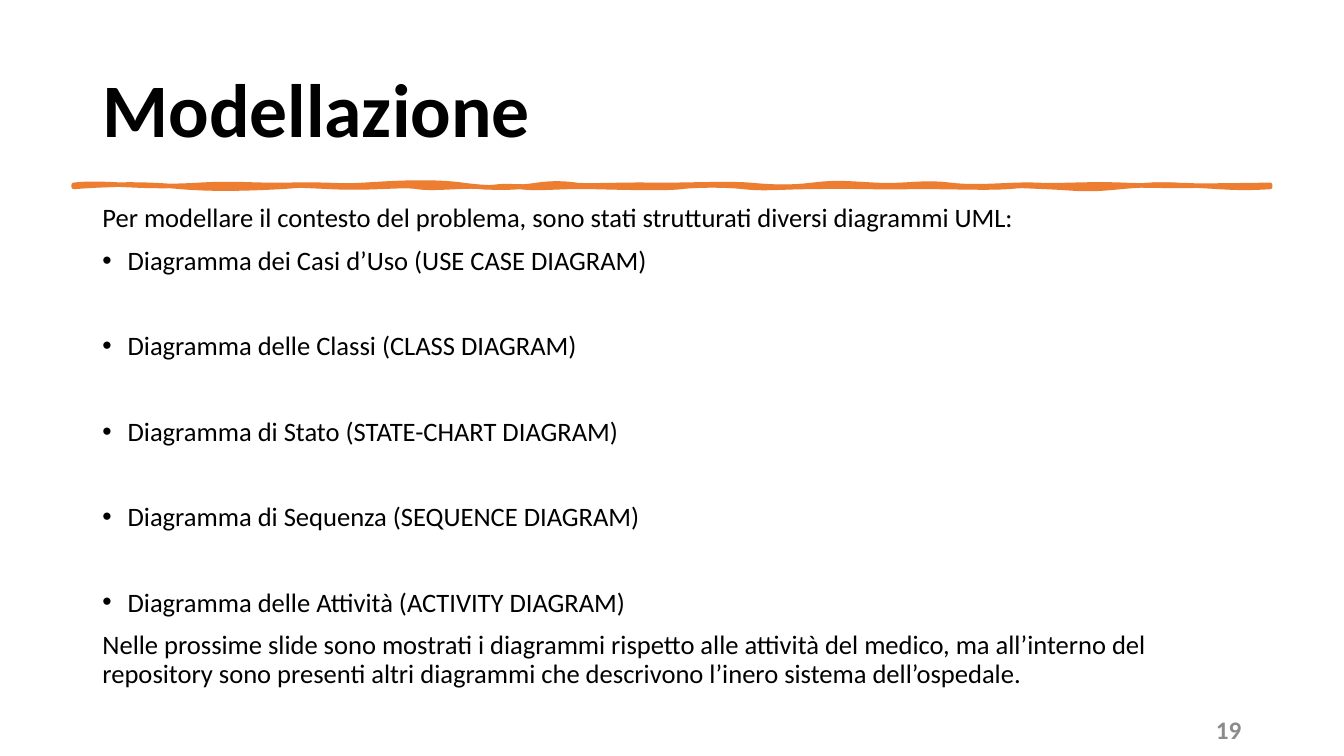
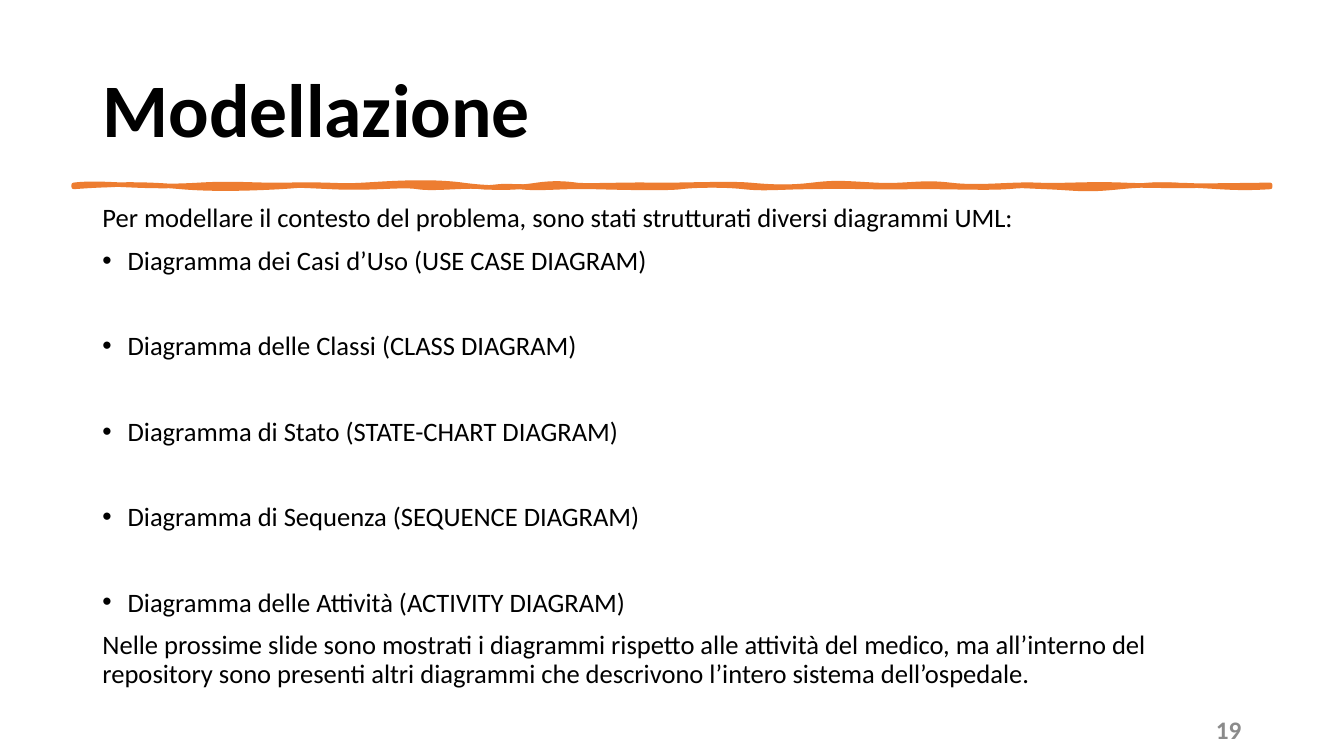
Before and after one commit to mangilimatteo/Progetto_Ingegneria_Software_Cattaneo_Mangili_Saini, a slide deck: slide 18 of Presentazione/Presentazione_Progetto.pptx. Drawn at 1344x756 pixels with LibreOffice and Linux fonts; fonts in the diff are those of the drawing. Boxes give left, top, right and bottom in pixels: in the first picture for what was removed or moved away, otherwise in the second. Text is boxed around its words. In the diff, an @@ line names an element or a change of style, - is before the commit and + after.

Commit message:
Ultime modifiche Documentazione
Testing e Diagrammi

```diff
--- a/Presentazione/Presentazione_Progetto.pptx
+++ b/Presentazione/Presentazione_Progetto.pptx
@@ text at (102,635,1145,688): text changed @@
-Nelle prossime slide sono mostrati i diagrammi rispetto alle attività del medico, ma all’interno del repository sono presenti altri diagrammi che descrivono l’inero sistema dell’ospedale.
+Nelle prossime slide sono mostrati i diagrammi rispetto alle attività del medico, ma all’interno del repository sono presenti altri diagrammi che descrivono l’intero sistema dell’ospedale.
```
Also in this commit, not shown: 4 other slides changed, 2 other files.
